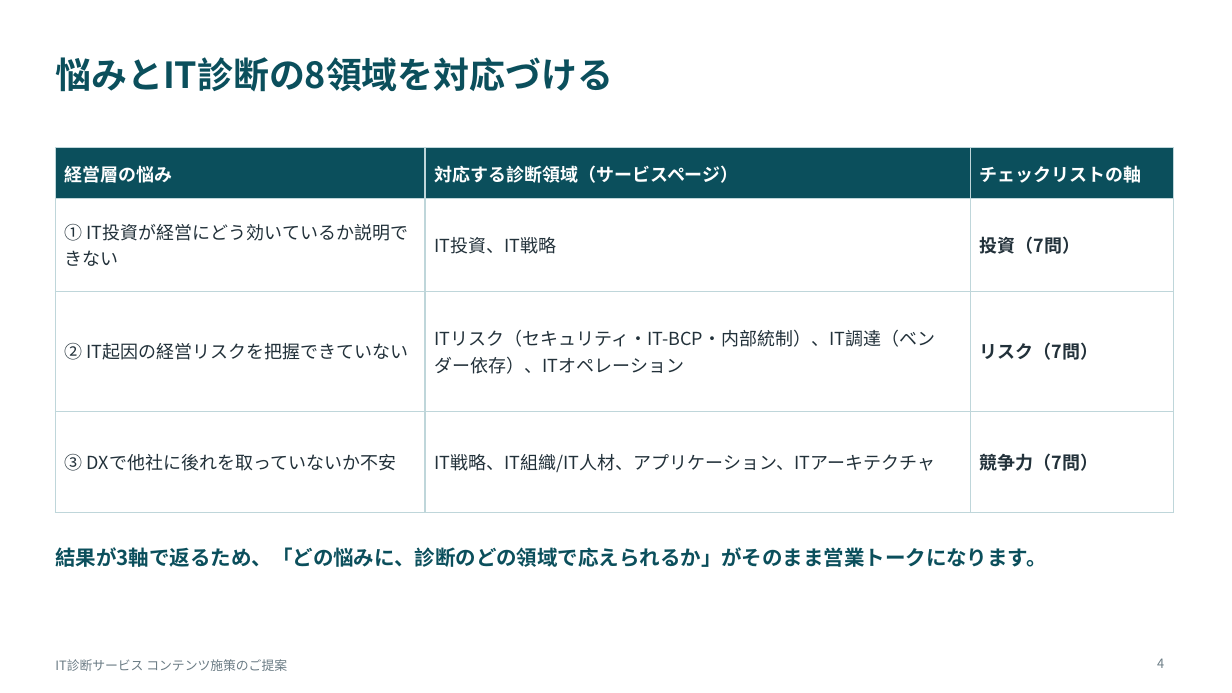
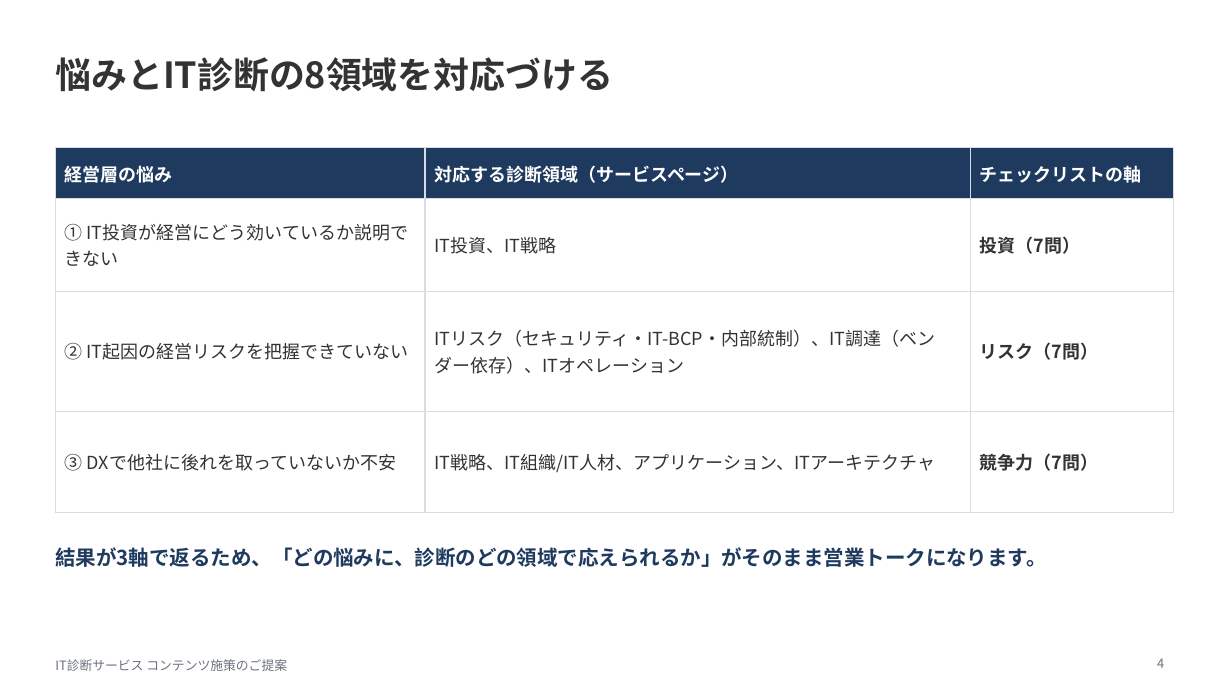
Before and after one commit to yozeki-sss/report, a slide deck: slide 4 of dbj_it_shindan_proposal.pptx. Drawn at 1232x693 pixels with LibreOffice and Linux fonts; fonts in the diff are those of the drawing. Boxes give left, top, right and bottom in pixels: in the first picture for what was removed or moved away, otherwise in the second. Text is boxed around its words. In the diff, an @@ line names an element or a change of style, - is before the commit and + after.

```diff
--- a/dbj_it_shindan_proposal.pptx
+++ b/dbj_it_shindan_proposal.pptx
@@ text "悩みとIT診断の8領域を対応づける" at [55,57,613,92]: text colour #0B4F5C to #333333 @@
@@ table at [55,148,1174,476] @@
@@ fill #0B4F5C to #1F3A5F in row 1 @@
@@ text colour #22313A to #333333 in "① IT投資が経営にどう効いているか説明できない", "IT投資、IT戦略", "投資（7問）", "② IT起因の経営リスクを把握できていない" and 5 more places @@
@@ borders changed @@
@@ text "結果が3軸で返るため、「どの悩みに、診断のどの領域で応えられるか」がそのまま営業トークになります。" at [55,547,1046,567]: text colour #0B4F5C to #1F3A5F @@
```
Also in this commit, not shown: 10 other slides changed, 2 other files.
